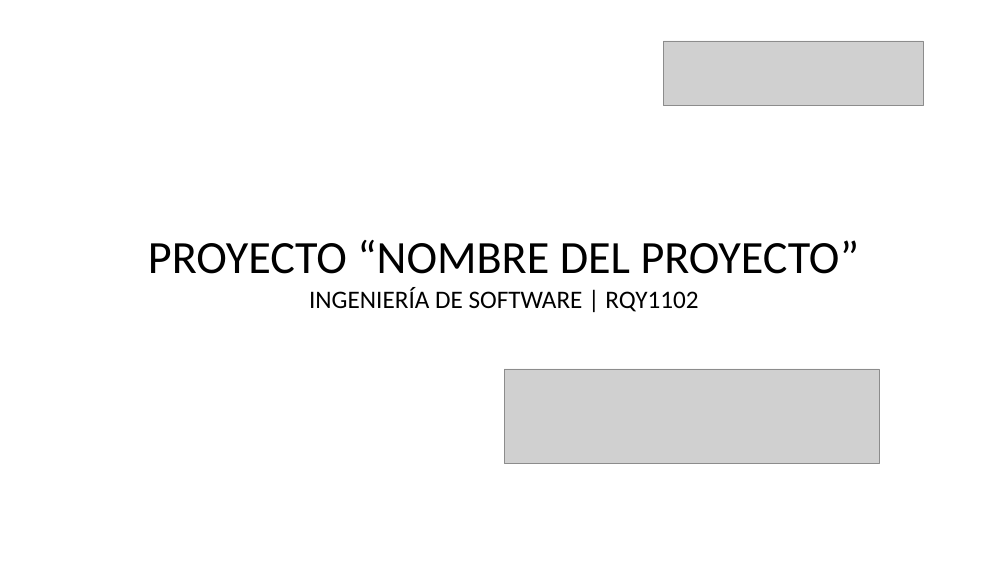
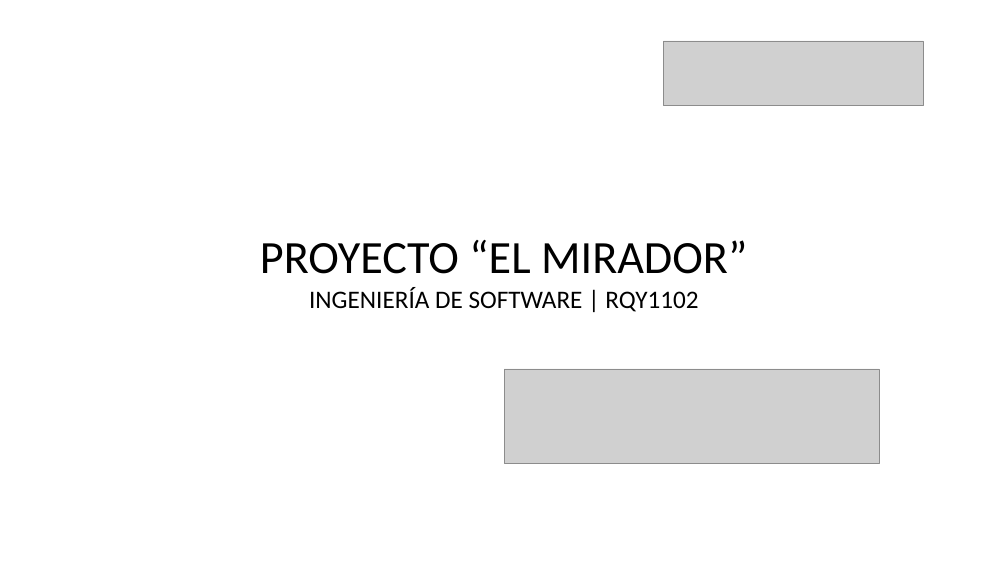
Before and after one commit to jaraantonio/RQY1102-CastilloJaraSoto-ET, a slide deck: slide 1 of 01_Presentacion_Final.ppt. Drawn at 1008x567 pixels with LibreOffice and Linux fonts; fonts in the diff are those of the drawing; grey boxes stand for pictures. Boxes give left, top, right and bottom in pixels: in the first picture for what was removed or moved away, otherwise in the second. Text is boxed around its words. In the diff, an @@ line names an element or a change of style, - is before the commit and + after.

```diff
--- a/01_Presentacion_Final.ppt
+++ b/01_Presentacion_Final.ppt
@@ text at box(260, 240, 747, 274): text changed @@
-PROYECTO “NOMBRE DEL PROYECTO”
+PROYECTO “EL MIRADOR”
```
Also in this commit, not shown: 12 other slides changed, 7 slides added.
